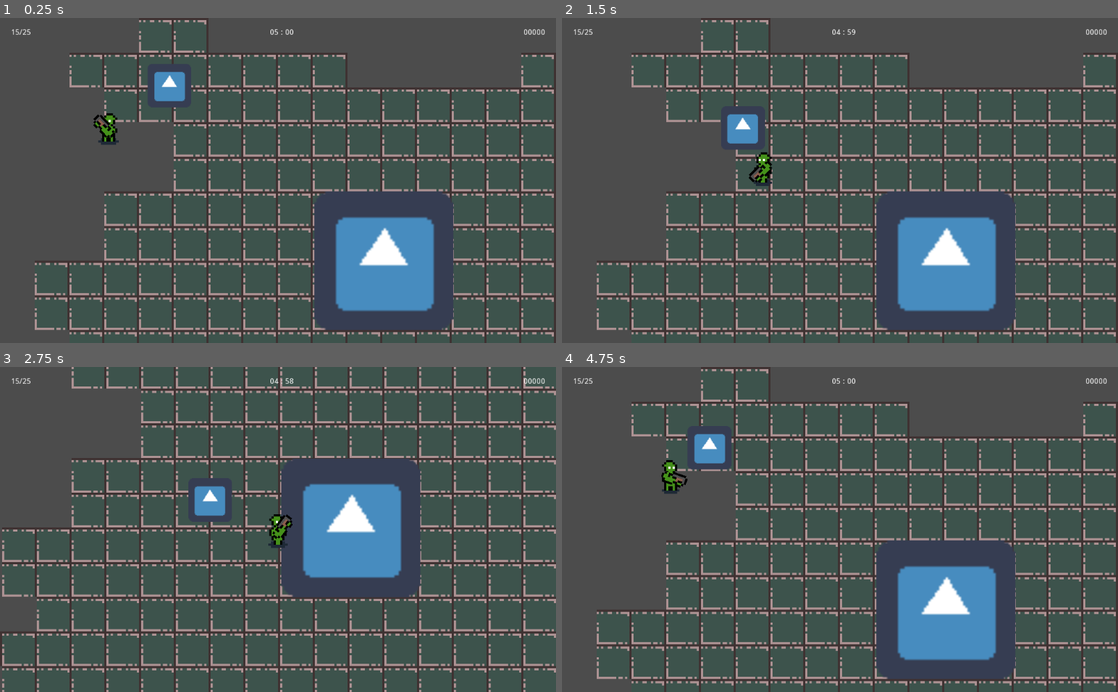
Above: before the commit, frames 1-4 (two rows, left to right).
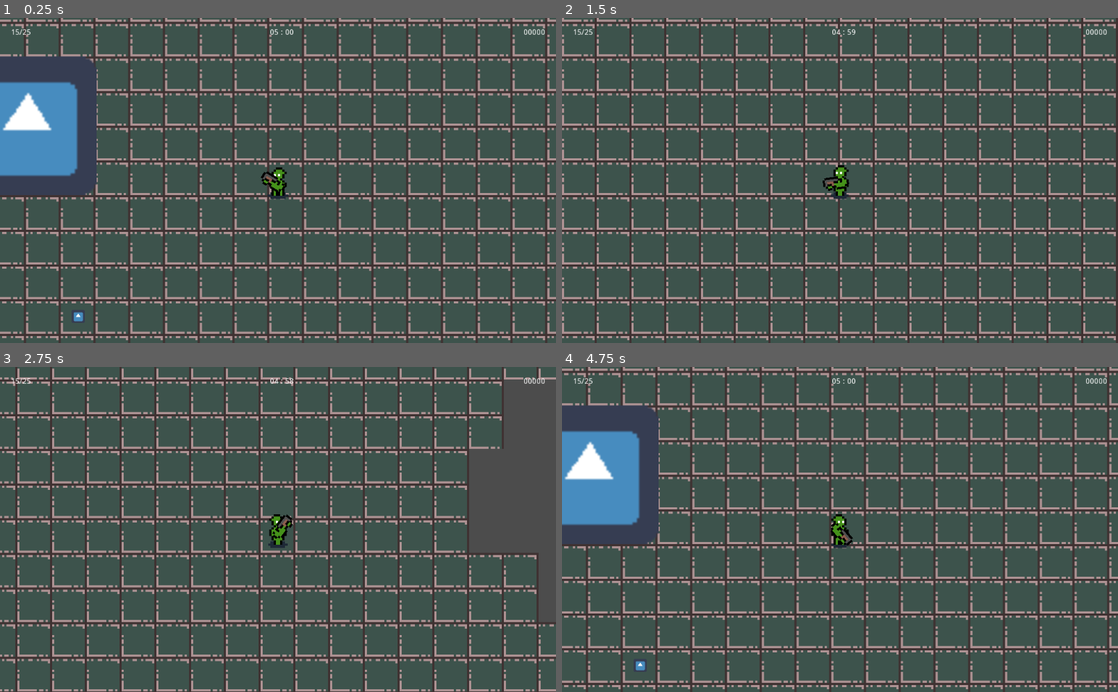
Above: after the commit, the same moments.

Repository: jimmyjonezz/Annigilation
Game: Godot game, scene res://Main/Main.tscn
The game is run twice, just before and just after one commit, with the same random seed, the same clock (stepped at 60 frames per second) and the same inputs. The engine's default icon, where the game draws it, is replaced by a stand-in: a white triangle on a blue panel in a dark square.
Inputs (mouse positions are in pixels of both pictures, inside the frame that each line leads up to):
- Up to frame 1 (0.25 s): no input
- Up to frame 2 (1.5 s): move the mouse to (962, 164) at 0.52 s; hold Right (ui_right) 0.53-1.28 s; move the mouse to (728, 196) at 1.27 s; hold Down (ui_down) from 1.28 s (still down)
- Up to frame 3 (2.75 s): move the mouse to (333, 458) at 2.02 s; release Down (ui_down) at 2.03 s; hold Right (ui_right) from 2.03 s (still down)
- Up to frame 4 (4.75 s): move the mouse to (812, 594) at 2.77 s; release Right (ui_right) at 2.78 s; hold Up (ui_up) 2.78-3.53 s; move the mouse to (1006, 578) at 3.52 s; hold Left (ui_left) 3.53-4.25 s; tap Escape (ui_cancel) at 4.15 s; click "RESTART" at 4.25 s

The runs differ from the first frame. In frame 1, 39% of the frame differs, in the area x 0-100%, y 0-100%; in frame 2, 30%; in frame 3, 42%; in frame 4, 39%.

Commit message:
0.5.9

Diff:
--- a/Bullet/Bullet.gd
+++ b/Bullet/Bullet.gd
@@ -4,19 +4,16 @@
 
 var speed = 340
 var velocity = Vector2()
-export (float) var knockback = 1
 
-func start(pos, dir, bullet_knockback) -> void:
+func start(pos, dir) -> void:
 	rotation = dir
 	position = pos
-	knockback = bullet_knockback
 	velocity += Vector2(speed, 0).rotated(rotation)
 
 func _physics_process(delta) -> void:
 	var collision = move_and_collide(velocity * delta)
 	if collision:
 		queue_free()
-	#	velocity = velocity.bounce(collision.normal)
 		if collision.collider.has_method("hit"):
 			collision.collider.hit()
 
--- a/Bullet/Bullet.tscn
+++ b/Bullet/Bullet.tscn
@@ -3,9 +3,8 @@
 [ext_resource path="res://Bullet/Bullet.gd" type="Script" id=1]
 [ext_resource path="res://Image/tileset.png" type="Texture" id=2]
 
-[sub_resource type="CapsuleShape2D" id=1]
-radius = 2.00652
-height = 2.01147
+[sub_resource type="CircleShape2D" id=1]
+radius = 1.96454
 
 [node name="Bullet" type="KinematicBody2D" groups=[
 "bullet",
--- a/GUI/GUI.gd
+++ b/GUI/GUI.gd
@@ -25,6 +25,9 @@
 
 func _input(event):
 	if Input.is_action_just_pressed("ui_cancel"):
+		if $Gameover.visible == true:
+			return
+
 		var new_pause_state = not get_tree().paused
 		get_tree().paused = new_pause_state
 		$Pause.visible = new_pause_state
@@ -59,3 +62,12 @@
 func _on_Continue_pressed():
 	get_tree().set_pause(false)
 	$Pause.visible = false
+
+func _on_Player_health_changed(health):
+	#animate_value(current_health, new_health)
+	update_count_text(health)
+	current_health = health
+
+func _on_Player_die():
+	get_tree().paused = true
+	$Gameover.visible = true
--- a/GUI/GUI.tscn
+++ b/GUI/GUI.tscn
@@ -22,7 +22,7 @@
 [node name="Label" type="Label" parent="GUI"]
 margin_right = 70.0
 margin_bottom = 20.0
-text = "Test"
+text = "Health"
 
 [node name="time" type="Label" parent="GUI"]
 anchor_left = 0.5
@@ -30,8 +30,7 @@
 margin_left = -15.0
 margin_right = 9.0
 margin_bottom = 31.0
-text = "Test
-"
+text = "Time"
 align = 1
 
 [node name="score" type="Label" parent="GUI"]
@@ -39,8 +38,7 @@
 anchor_right = 1.0
 margin_left = -145.0
 margin_bottom = 23.0
-text = "00000
-"
+text = "Score"
 align = 2
 autowrap = true
 clip_text = true
@@ -96,7 +94,6 @@
 text = "EXIT"
 
 [node name="Gameover" type="TextureRect" parent="."]
-editor/display_folded = true
 visible = false
 modulate = Color( 1, 1, 1, 0.784314 )
 anchor_right = 1.0
--- a/Main/Main.gd
+++ b/Main/Main.gd
@@ -14,7 +14,7 @@
 export var spawn_pos = [Vector2(64, 64), Vector2(750, 100),
 		Vector2(64, 550), Vector2(750, 550)]
 var pospos = []
-export var distance = 300
+export var distance = 250
 
 func new_game() -> void:
 	randomize()
--- a/Main/Main.tscn
+++ b/Main/Main.tscn
@@ -36,13 +36,18 @@
 [node name="Chest3" parent="SpawnProps" instance=ExtResource( 5 )]
 position = Vector2( 107.042, 226.173 )
 
+[node name="Chest4" parent="SpawnProps" instance=ExtResource( 5 )]
+position = Vector2( 264.937, 239.857 )
+
 [node name="Position" type="Node2D" parent="."]
 
 [node name="Player" parent="Position" instance=ExtResource( 6 )]
-position = Vector2( 50, 50 )
+editor/display_folded = true
+position = Vector2( 292.106, 137.369 )
 collision_mask = 15
 
 [node name="Camera2D" type="Camera2D" parent="Position/Player"]
+editor/display_folded = true
 current = true
 zoom = Vector2( 0.25, 0.25 )
 limit_left = -100
@@ -53,8 +58,12 @@
 script = ExtResource( 7 )
 
 [node name="GUI" parent="." instance=ExtResource( 8 )]
+editor/display_folded = true
 
 [node name="SpawnTimer" type="Timer" parent="."]
+editor/display_folded = true
 wait_time = 5.0
 autostart = true
+[connection signal="die" from="Position/Player" to="GUI" method="_on_Player_die"]
+[connection signal="health_changed" from="Position/Player" to="GUI" method="_on_Player_health_changed"]
 [connection signal="timeout" from="SpawnTimer" to="." method="_on_SpawnTimer_timeout"]
--- a/Player/Character.gd
+++ b/Player/Character.gd
@@ -7,6 +7,8 @@
 var velocity = Vector2()
 var is_reload = true
 var is_shooting = false
+var health = 15
+export(int) var max_health = 25
 
 func pos():
 	return self.global_position
@@ -47,3 +49,10 @@
 		$APlayer.play("walk")
 	else:
 		$APlayer.play("idle")
+
+#health up or down
+func heal(amount):
+	health += amount
+	health = min(health, max_health)
+	#print("health: %s / amount: %s" % [health, amount])
+	emit_signal("health_changed", health)
--- a/Player/Player.gd
+++ b/Player/Player.gd
@@ -1,19 +1,22 @@
 extends "Character.gd"
+
+signal health_changed(health)
+signal die()
 
 #загружаем префаб пуль
 export var Bullet : PackedScene
-var knockback = 0
 #onready var camera = $"../../Position/Player/Camera2D"
+
+func _ready():
+	emit_signal("health_changed", health)
+	$Area2D.connect("body_entered", self, "_body_entered")
 
 func _process(delta) -> void:
 	direction()
 
 	#нажимаем клавиши
 	get_input()
-	var collision = move_and_collide(velocity * delta)
-	if collision:
-		if collision.collider.has_method("hitbox"):
-			collision.collider.hitbox()
+	move_and_collide(velocity * delta)
 
 	#стреляем
 	shooting()
@@ -37,6 +40,34 @@
 	$Shooting.start()
 	var bullet = Bullet.instance()
 	get_parent().add_child(bullet)
-	bullet.start($Gun/Position2D.global_position, $Gun.rotation, knockback)
+	bullet.start($Gun/Position2D.global_position, $Gun.rotation)
 	#выстрел
 	#take_damage(-1)
+
+func _body_entered(body):
+	if body.is_in_group("props"):
+		if health < max_health:
+			var kit = round(rand_range(3, 6))
+			heal(kit) #add heall 1 - 4
+			body.hitbox() #call function "hit" on body
+
+	if body.is_in_group("enemy"):
+		$Damage.start()
+
+func _physics_process(delta):
+	var overlapping_bodies = $Area2D.get_overlapping_bodies()
+	if not overlapping_bodies:
+		return
+
+	for body in overlapping_bodies:
+		if body.is_in_group("enemy"):
+			if health > 1:
+				$Damage.start()
+			if health < 1:
+				emit_signal("die")
+				print("die")
+
+func _on_Damage_timeout():
+	$Damage.stop()
+	if health < max_health:
+		heal(-1)
--- a/Player/Player.tscn
+++ b/Player/Player.tscn
@@ -7,6 +7,9 @@
 [sub_resource type="CapsuleShape2D" id=1]
 radius = 3.63219
 height = 2.92169
+
+[sub_resource type="CircleShape2D" id=5]
+radius = 11.2464
 
 [sub_resource type="Animation" id=2]
 resource_name = "fire"
@@ -99,6 +102,11 @@
 position = Vector2( 0, 2 )
 shape = SubResource( 1 )
 
+[node name="Area2D" type="Area2D" parent="."]
+
+[node name="CollisionShape2D" type="CollisionShape2D" parent="Area2D"]
+shape = SubResource( 5 )
+
 [node name="Shadow" type="Sprite" parent="."]
 position = Vector2( 0, 5.5 )
 texture = ExtResource( 3 )
@@ -138,3 +146,7 @@
 [node name="Shooting" type="Timer" parent="."]
 wait_time = 0.4
 one_shot = true
+
+[node name="Damage" type="Timer" parent="."]
+wait_time = 0.5
+[connection signal="timeout" from="Damage" to="." method="_on_Damage_timeout"]
--- a/Props/Ammo/Ammo.tscn
+++ b/Props/Ammo/Ammo.tscn
@@ -4,8 +4,11 @@
 [ext_resource path="res://icon.png" type="Texture" id=2]
 
 [sub_resource type="CircleShape2D" id=1]
+radius = 6.0
 
-[node name="Ammo" type="KinematicBody2D"]
+[node name="Ammo" type="KinematicBody2D" groups=[
+"props",
+]]
 collision_layer = 4
 script = ExtResource( 1 )
 
--- a/Props/Chest.gd
+++ b/Props/Chest.gd
@@ -1,6 +1,6 @@
 extends KinematicBody2D
 
-export var Ammo : PackedScene
+#export var Ammo : PackedScene
 export var Firstkit : PackedScene
 
 func _ready():
@@ -15,12 +15,7 @@
 	match rnd:
 		0:
 			return
-		1, 2:
-			#патроны
-			var Ammo_instance = Ammo.instance()
-			Ammo_instance.set_position(global_position)
-			$"../../SpawnProps/".add_child(Ammo_instance)
-		3:
+		1, 2, 3:
 			#аптечка
 			var Firstkit_instance = Firstkit.instance()
 			Firstkit_instance.set_position(global_position)
--- a/Props/Chest.tscn
+++ b/Props/Chest.tscn
@@ -1,9 +1,8 @@
-[gd_scene load_steps=6 format=2]
+[gd_scene load_steps=5 format=2]
 
 [ext_resource path="res://Props/Chest.gd" type="Script" id=1]
-[ext_resource path="res://Props/Ammo/Ammo.tscn" type="PackedScene" id=2]
-[ext_resource path="res://Props/Firstkit/Firstkit.tscn" type="PackedScene" id=3]
-[ext_resource path="res://icon.png" type="Texture" id=4]
+[ext_resource path="res://Props/Firstkit/Firstkit.tscn" type="PackedScene" id=2]
+[ext_resource path="res://icon.png" type="Texture" id=3]
 
 [sub_resource type="CircleShape2D" id=1]
 radius = 3.0
@@ -12,12 +11,11 @@
 collision_layer = 4
 collision_mask = 17
 script = ExtResource( 1 )
-Ammo = ExtResource( 2 )
-Firstkit = ExtResource( 3 )
+Firstkit = ExtResource( 2 )
 
 [node name="Image" type="Sprite" parent="."]
 scale = Vector2( 0.09375, 0.09375 )
-texture = ExtResource( 4 )
+texture = ExtResource( 3 )
 
 [node name="CollisionShape2D" type="CollisionShape2D" parent="."]
 shape = SubResource( 1 )
--- a/Props/Firstkit/Firstkit.tscn
+++ b/Props/Firstkit/Firstkit.tscn
@@ -4,8 +4,11 @@
 [ext_resource path="res://icon.png" type="Texture" id=2]
 
 [sub_resource type="CircleShape2D" id=1]
+radius = 2.0
 
-[node name="Firstkit" type="KinematicBody2D"]
+[node name="Firstkit" type="KinematicBody2D" groups=[
+"props",
+]]
 collision_layer = 4
 script = ExtResource( 1 )
 
--- a/Robots/Enemy/Enemy.tscn
+++ b/Robots/Enemy/Enemy.tscn
@@ -7,7 +7,9 @@
 [sub_resource type="CircleShape2D" id=1]
 radius = 30.0167
 
-[node name="Enemy" type="KinematicBody2D"]
+[node name="Enemy" type="KinematicBody2D" groups=[
+"enemy",
+]]
 collision_layer = 2
 collision_mask = 25
 script = ExtResource( 1 )
--- a/Robots/Kamikaze/Kamikaze.gd
+++ b/Robots/Kamikaze/Kamikaze.gd
@@ -6,11 +6,10 @@
 var path : = PoolVector2Array() setget set_path
 var velocity = Vector2()
 var current_health
-var knockdir
 
 func _ready():
 	randomize()
-	current_health = round(rand_range(4, 8))
+	current_health = round(rand_range(4, 6))
 	speed = rand_range(50, 65)
 	set_process(false)
 
@@ -35,21 +34,8 @@
 		set_process(false)
 
 func hit() -> void:
-	for body in $hitbox.get_overlapping_bodies():
-		pass
-
 	current_health -= 1
 
 	if current_health == 0:
 		$"../../GUI".take_score()
 		queue_free()
-
-#я так и не понял, работает через раз
-# в прошлых версиях Годот все было изумительно
-func _on_hitbox_body_entered(body):
-	if body.is_in_group("bullet"):
-		#knockdir = (body.transform.get_origin() - transform.origin) / 5
-		#velocity = move_and_slide(knockdir * position)
-		#print("knock: ", knockdir * position)
-		#print("pos: ", position)
-		pass
--- a/Robots/Kamikaze/Kamikaze.tscn
+++ b/Robots/Kamikaze/Kamikaze.tscn
@@ -6,9 +6,11 @@
 [sub_resource type="CircleShape2D" id=1]
 
 [sub_resource type="CircleShape2D" id=2]
-radius = 17.0
+radius = 13.0
 
-[node name="Kamikaze" type="KinematicBody2D"]
+[node name="Kamikaze" type="KinematicBody2D" groups=[
+"enemy",
+]]
 collision_layer = 2
 collision_mask = 27
 script = ExtResource( 1 )
@@ -21,10 +23,9 @@
 shape = SubResource( 1 )
 
 [node name="hitbox" type="Area2D" parent="."]
-priority = 1.0
+monitorable = false
 collision_layer = 2
 collision_mask = 16
 
 [node name="CollisionShape2D" type="CollisionShape2D" parent="hitbox"]
 shape = SubResource( 2 )
-[connection signal="body_entered" from="hitbox" to="." method="_on_hitbox_body_entered"]
--- a/project.godot
+++ b/project.godot
@@ -90,9 +90,10 @@
 
 quality/driver/driver_name="GLES2"
 quality/driver/fallback_to_gles2=true
-quality/intended_usage/framebuffer_allocation=0
-quality/intended_usage/framebuffer_allocation.mobile=0
+quality/2d/use_pixel_snap=true
 threads/thread_model=2
 vram_compression/import_etc=true
 vram_compression/import_etc2=false
+quality/filters/use_nearest_mipmap_filter=true
+quality/filters/msaa=1
 environment/default_environment="res://default_env.tres"
Not shown: 1 places in Player/Player.tscn that only renumber resources
Not shown, added: doc.md
